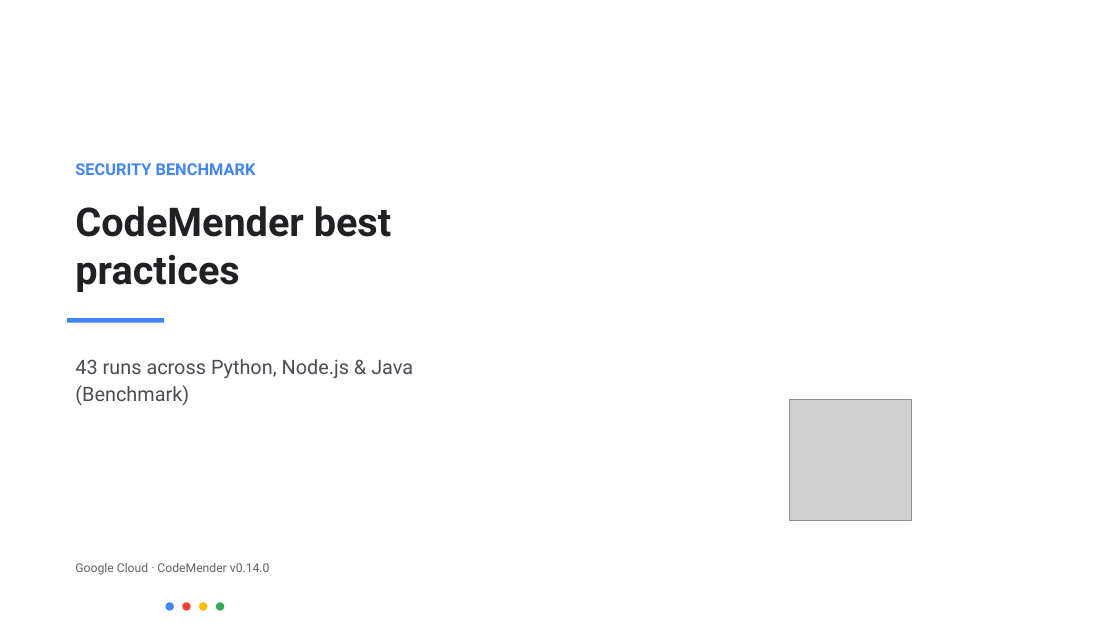
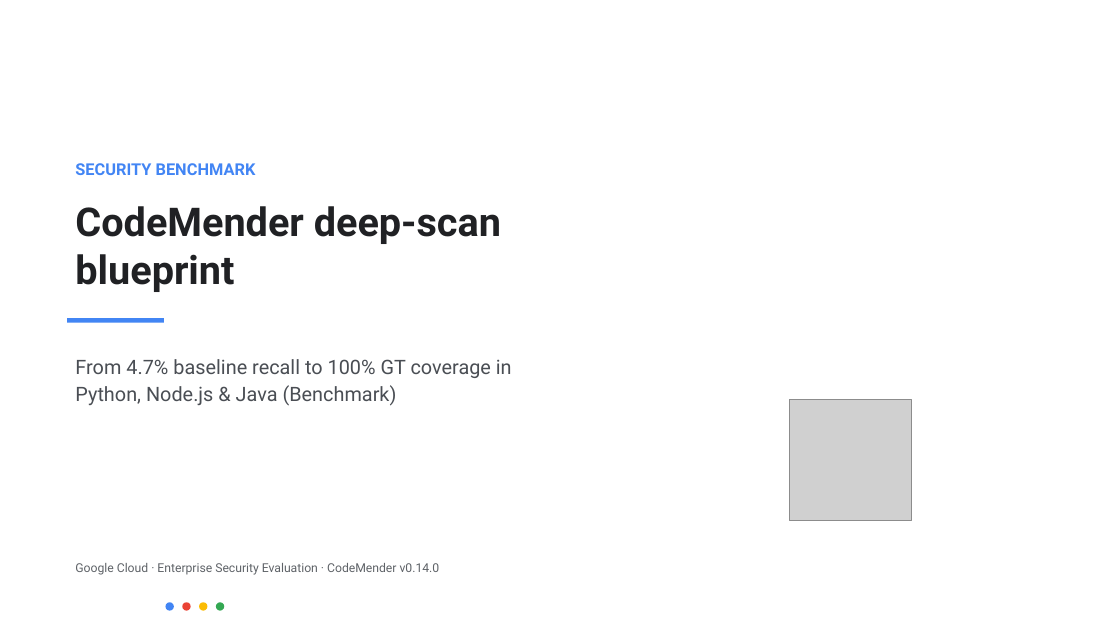
Before and after one commit to FrankieCheng/codemender-test, a slide deck: slide 1 of docs/CodeMender_Best_Practices_Deck.pptx. Drawn at 1120x630 pixels with LibreOffice and Linux fonts; fonts in the diff are those of the drawing; grey boxes stand for pictures; background and template pictures are left out. Boxes give left, top, right and bottom in pixels: in the first picture for what was removed or moved away, otherwise in the second. Text is boxed around its words. In the diff, an @@ line names an element or a change of style, - is before the commit and + after.

Commit message:
docs: update presentation slides for Xiaomi CodeMender evaluation & multi-language blueprint

```diff
--- a/docs/CodeMender_Best_Practices_Deck.pptx
+++ b/docs/CodeMender_Best_Practices_Deck.pptx
@@ text at box(75, 206, 501, 292): text changed @@
-CodeMender best practices
+CodeMender deep-scan blueprint
@@ text at box(75, 359, 512, 406): text changed @@
-43 runs across Python, Node.js & Java (Benchmark)
+From 4.7% baseline recall to 100% GT coverage in Python, Node.js & Java (Benchmark)
@@ text at box(75, 563, 440, 575): text changed @@
-Google Cloud · CodeMender v0.14.0
+Google Cloud · Enterprise Security Evaluation · CodeMender v0.14.0
```
Also in this commit, not shown: 10 other slides changed, 1 slide added, 1 slide removed, 1 other file.
